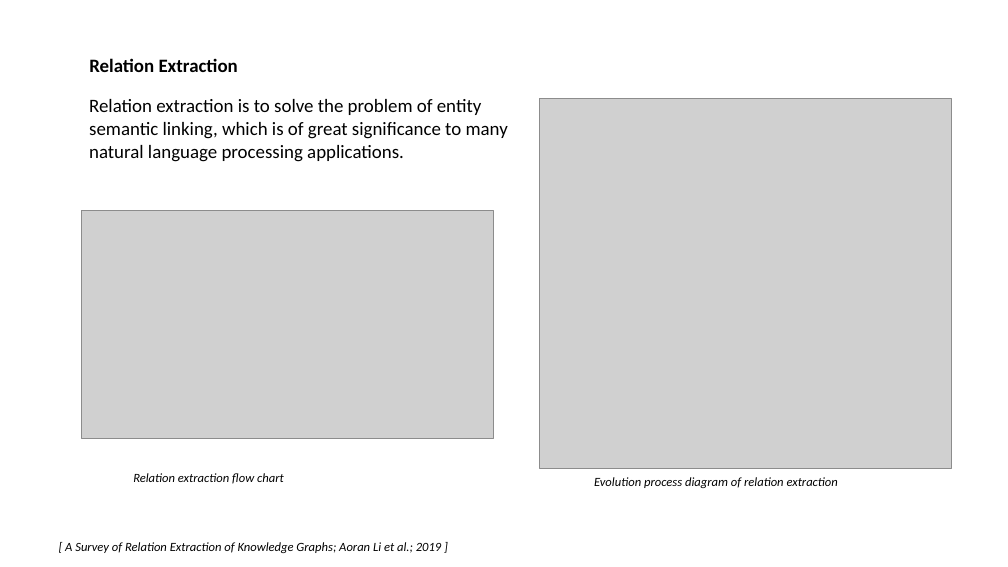
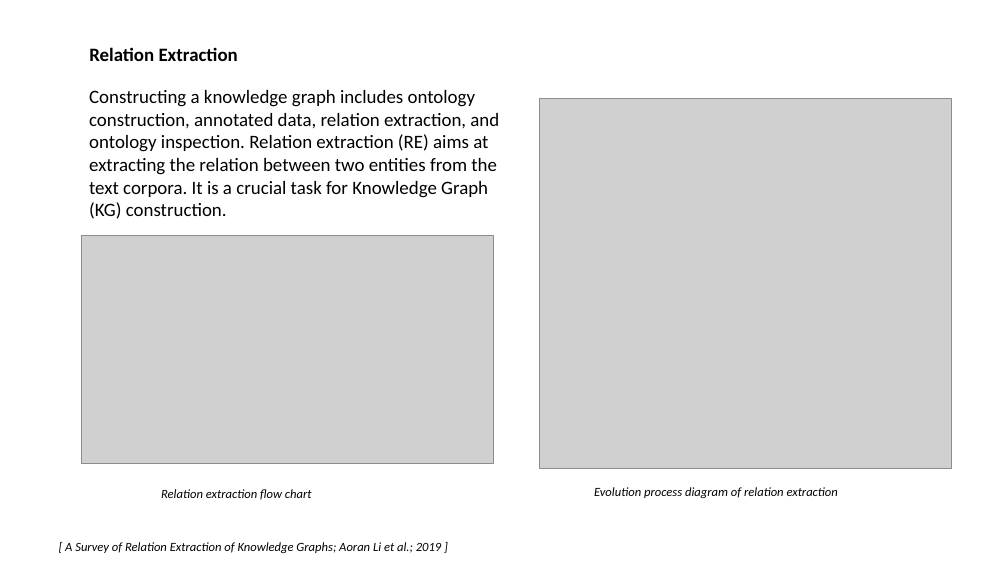
Before and after one commit to sylviawangfr/KGpaper, a slide deck: slide 3 of Presentation2.pptx (slide 4 before the commit). Drawn at 1008x567 pixels with LibreOffice and Linux fonts; fonts in the diff are those of the drawing; grey boxes stand for pictures. Boxes give left, top, right and bottom in pixels: in the first picture for what was removed or moved away, otherwise in the second. Text is boxed around its words. In the diff, an @@ line names an element or a change of style, - is before the commit and + after.

```diff
--- a/Presentation2.pptx
+++ b/Presentation2.pptx
@@ title "Relation Extraction": place and size @@
-title "Relation Extraction" at <box>89,58,238,72</box>
+title "Relation Extraction" at <box>89,47,238,61</box>
@@ text at <box>89,90,499,219</box>: text changed @@
-Relation extraction is to solve the problem of entity semantic linking, which is of great significance to many natural language processing applications.
+Constructing a knowledge graph includes ontology construction, annotated data, relation extraction, and ontology inspection. Relation extraction (RE) aims at extracting the relation between two entities from the text corpora. It is a crucial task for Knowledge Graph (KG) construction.
@@ picture: place and size @@
-picture at <box>82,211,493,439</box>
+picture at <box>82,235,493,463</box>
@@ text "Relation extraction flow chart": place and size @@
-text "Relation extraction flow chart" at <box>133,473,284,484</box>
+text "Relation extraction flow chart" at <box>161,489,312,500</box>
@@ text "Evolution process diagram of relation ...": place and size @@
-text "Evolution process diagram of relation ..." at <box>594,477,838,488</box>
+text "Evolution process diagram of relation ..." at <box>594,487,838,498</box>
```
Also in this commit, not shown: 3 other slides changed, 1 slide added, 2 slides removed.
